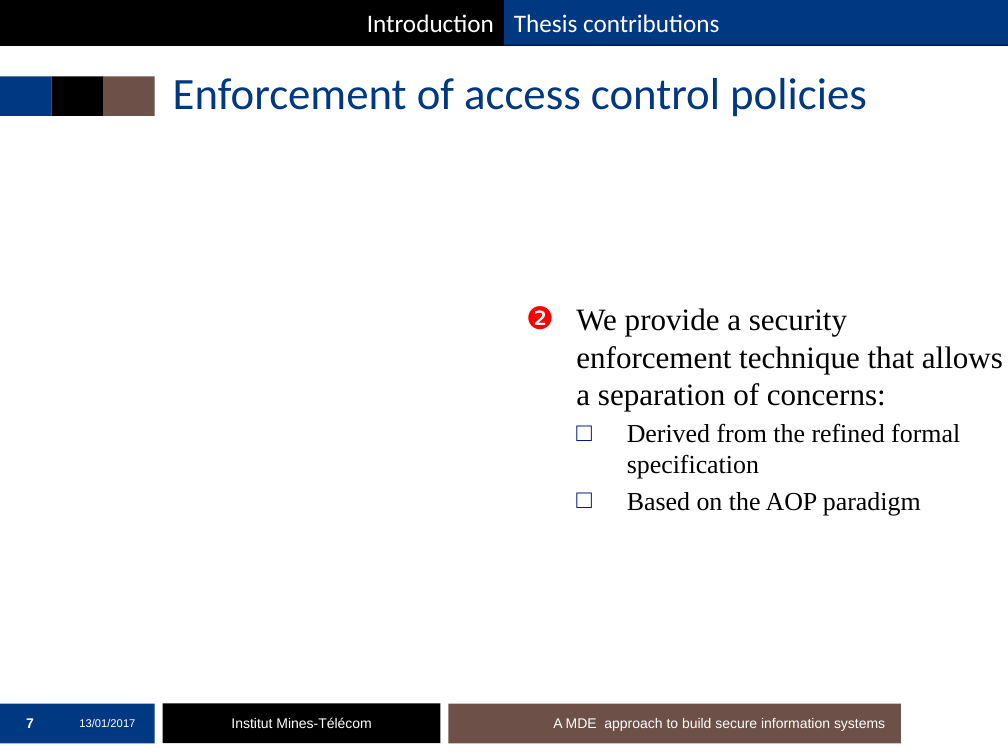
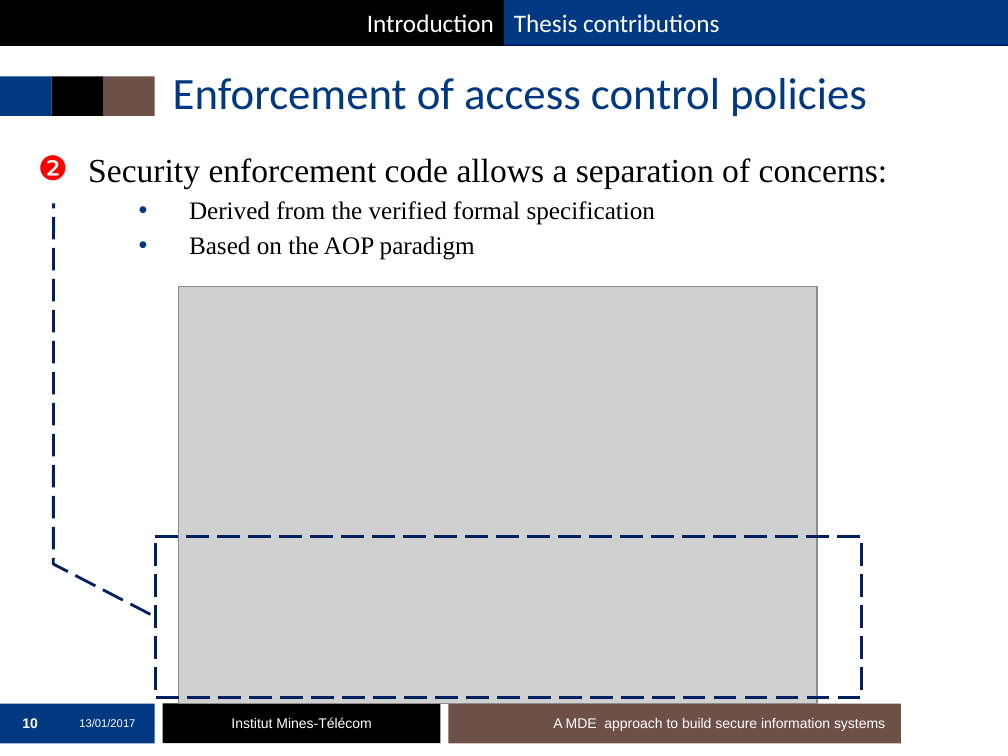
Before and after one commit to mai-ng/phdDefense, a slide deck: slide 10 of slides/presentation-defense.pptx (slide 7 before the commit). Drawn at 1008x756 pixels with LibreOffice and Linux fonts; fonts in the diff are those of the drawing; grey boxes stand for pictures; background and template pictures are left out. Boxes give left, top, right and bottom in pixels: in the first picture for what was removed or moved away, otherwise in the second. Text is boxed around its words. In the diff, an @@ line names an element or a change of style, - is before the commit and + after.

```diff
--- a/slides/presentation-defense.pptx
+++ b/slides/presentation-defense.pptx
@@ text "Security enforcement code allows a ...": place and size @@
-text "Security enforcement code allows a ..." at (576,308,1003,516)
+text "Security enforcement code allows a ..." at (88,158,888,260)
@@ text at (88,158,888,225): text changed; size 22.2 to 24 pt @@
-❷ We provide a security enforcement technique that allows a separation of concerns:
-  □ Derived from the refined formal specification
+❷ Security enforcement code allows a separation of concerns:
+    • Derived from the verified formal specification
@@ text at (189,236,475,260): size 18.5 to 18 pt in "Based on the AOP paradigm"; bullet □ to •; list level 2 to 3 in "Based on the AOP paradigm"; bullet colour #001489 to #003882 @@
@@ picture added at (178,286,816,704) @@
@@ border callout added at (155,536,861,698), outline #002060 2 pt dashed @@
@@ page number at (22,718,38,728): text changed @@
-7
+10
```
Also in this commit, not shown: 26 other slides changed, 3 slides added.
